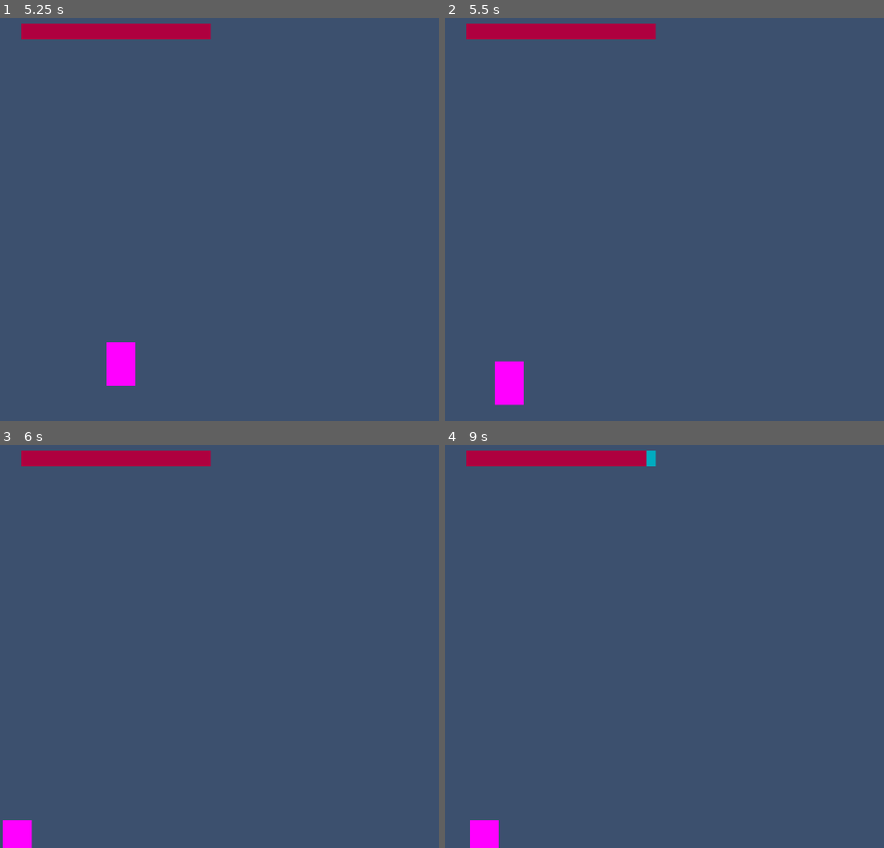
Above: before the commit, frames 1-4 (two rows, left to right).
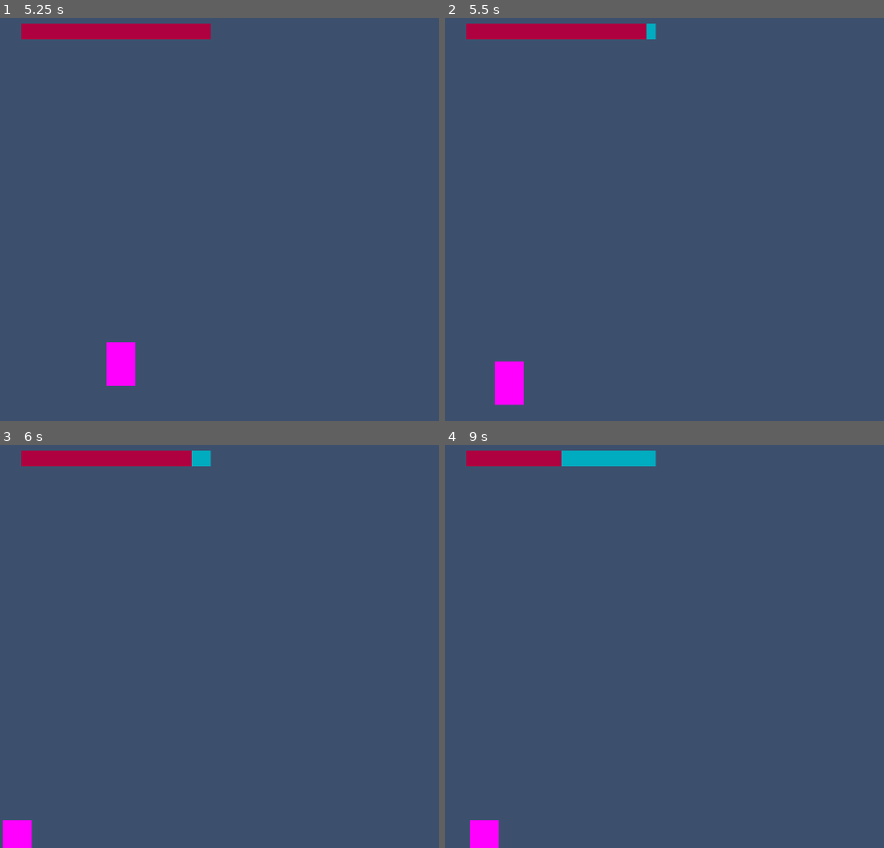
Above: after the commit, the same moments.

Repository: endertitan100/Ocusuk
Game: Godot game, scene res://Game.tscn
Two runs of this game, one before a commit and one after it. Both use one fixed random seed, a clock stepped at 60 frames per second and the inputs below.
Inputs:
- Up to frame 1 (5.25 s): hold D (right) 0.53-1.28 s; hold S (dive) 0.53-1.28 s; tap Space (jump) at 0.77, 1.52, 3.02, 3.77, 4.52 s; hold A (left) 1.28-2.03 s; tap S (dive) at 1.35, 2.85, 4.35 s; hold S (dive) 2.03-2.78 s; hold D (right) 2.03-3.53 s; hold S (dive) 3.53-4.28 s; hold A (left) from 3.53 s (still down); hold S (dive) from 5.03 s (still down)
- Up to frame 2 (5.5 s): keep holding A (left); keep holding S (dive)
- Up to frame 3 (6 s): release A (left) at 5.78 s; release S (dive) at 5.78 s; hold D (right) from 5.78 s (still down); tap S (dive) at 5.85 s
- Up to frame 4 (9 s): tap Space (jump) at 6.02, 6.77, 7.52 s; hold S (dive) 6.53-7.28 s; tap S (dive) at 7.35, 8.85 s; release D (right) at 8.03 s; hold S (dive) 8.03-8.78 s; hold A (left) from 8.03 s (still down)

Frame 1 is identical in both runs. In frame 2, less than 0.1% of the frame differs, in the area x 45-49%, y 1-6%; in frame 3, 0.2%; in frame 4, 0.8%, in the area x 26-46%, y 1-6%.

Commit message:
Fixed Floor Damage

Diff:
--- a/Controller.gd
+++ b/Controller.gd
@@ -10,6 +10,8 @@
 var LastDamaged = 0.0
 var NoiseGen = FastNoiseLite.new()
 var Health = 100
+var ShouldDamage = false
+var DamageArea:Area2D
 
 func HandleMovement(delta):
 	var Diving = false
@@ -42,6 +44,17 @@
 	if position.y < -350 or position.y > 350:
 		position.y = clamp(position.y,-350,350)
 
+func DamagePlayer():
+	if not ShouldDamage: return
+	var Type = DamageArea.name
+	if (Type == "Floor" or Type == "Enemy") and Time.get_ticks_msec() - LastDamaged > 377:
+		LastDamaged = Time.get_ticks_msec()
+		if  Type == "Floor":
+			Health -= 5
+		elif Type == "Enemy":
+			Health -= 10
+		HealthBar.value = Health
+
 func _input(event):
 	if event.is_action_pressed("jump") and Time.get_ticks_msec() - LastTime > 207:
 		Velocity.y = -1 * FloatStrength
@@ -50,14 +63,11 @@
 # Called every frame. 'delta' is the elapsed time since the previous frame.
 func _process(delta):
 	HandleMovement(delta)
+	DamagePlayer()
 
 func _on_area_2d_area_entered(area:Area2D):
-	var Type = area.name
-	if Type == "Floor" or Type == "Enemy" and Time.get_ticks_msec() - LastDamaged > 2000:
-		if  Type == "Floor":
-			Health -= 5
-			LastDamaged = Time.get_ticks_msec()
-		elif Type == "Enemy":
-			Health -= 10
-			LastDamaged = Time.get_ticks_msec()
-		HealthBar.value = Health
+	DamageArea = area
+	ShouldDamage = true
+
+func _on_area_2d_area_exited(_area):
+	ShouldDamage = false
--- a/Game.tscn
+++ b/Game.tscn
@@ -11,7 +11,7 @@
 [sub_resource type="PlaceholderTexture2D" id="PlaceholderTexture2D_vjk5q"]
 
 [sub_resource type="RectangleShape2D" id="RectangleShape2D_6wafx"]
-size = Vector2(50, 76)
+size = Vector2(75.4706, 76)
 
 [sub_resource type="Theme" id="Theme_d28jh"]
 
@@ -121,4 +121,5 @@
 trail_section_subdivisions = 8
 
 [connection signal="area_entered" from="Player/Area2D" to="Player" method="_on_area_2d_area_entered"]
+[connection signal="area_exited" from="Player/Area2D" to="Player" method="_on_area_2d_area_exited"]
 [connection signal="area_entered" from="EnemySpawner/Area2D" to="EnemySpawner" method="_on_area_2d_area_entered"]
